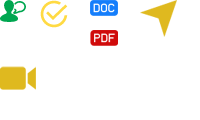
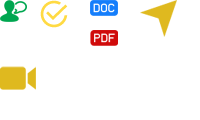
Revision of a layered w=200, h=120 image; what changed, layer by layer:
added layer "Layer 26" above "Layer 20" over [0, 0, 27, 22]
hid "Layer 20" over [0, 0, 26, 22]
